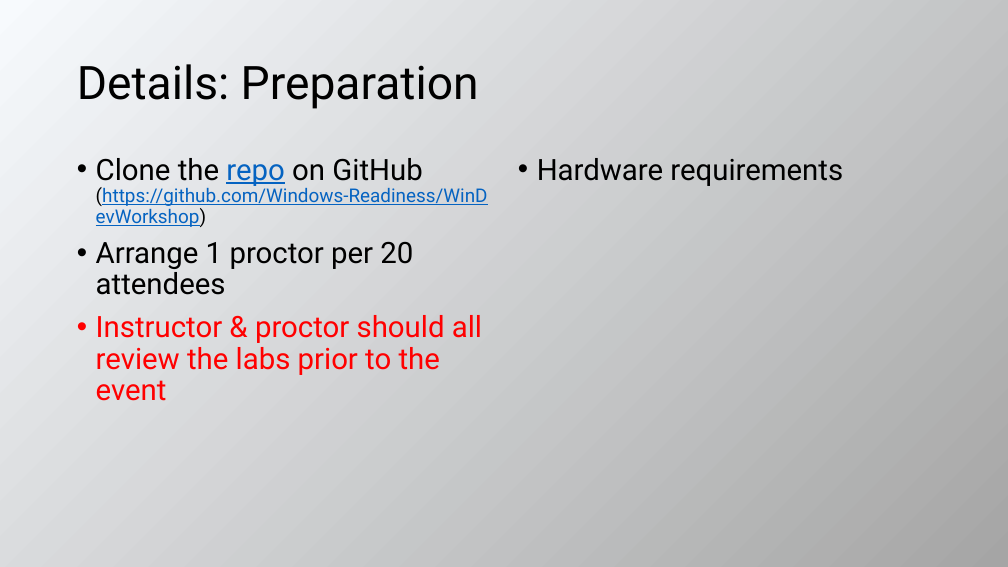
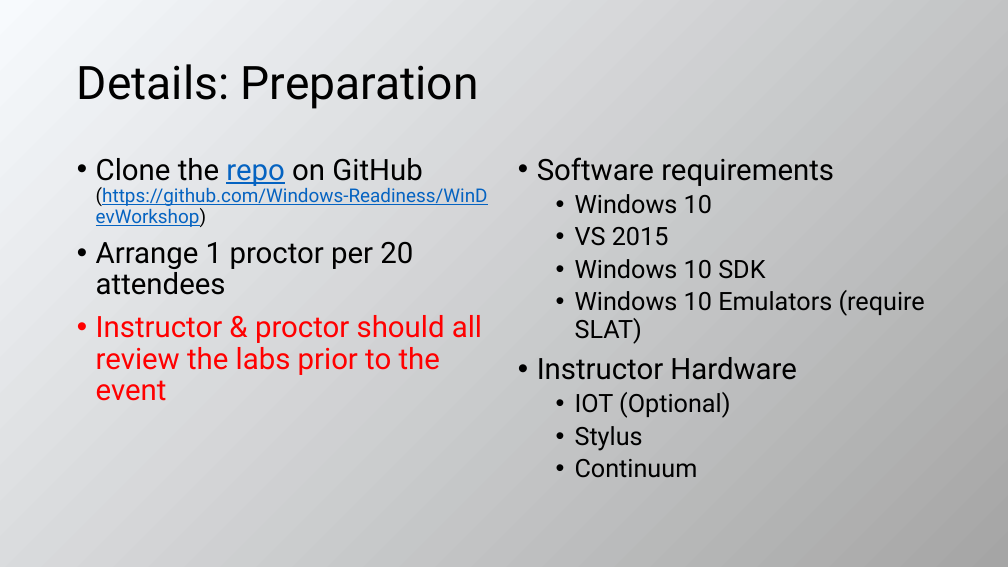
Before and after one commit to evangelism/WinDevWorkshop, a slide deck: slide 4 of 10.08.15.Train the Trainer.pptx. Drawn at 1008x567 pixels with LibreOffice and Linux fonts; fonts in the diff are those of the drawing. Boxes give left, top, right and bottom in pixels: in the first picture for what was removed or moved away, otherwise in the second. Text is boxed around its words. In the diff, an @@ line names an element or a change of style, - is before the commit and + after.

```diff
--- a/10.08.15.Train the Trainer.pptx
+++ b/10.08.15.Train the Trainer.pptx
@@ text at [537,157,925,478]: text changed; size 28 to 24 pt @@
-• Hardware requirements
+• Software requirements
+  • Windows 10
+  • VS 2015
+  • Windows 10 SDK
+  • Windows 10 Emulators (require SLAT)
+• Instructor Hardware
+  • IOT (Optional)
+  • Stylus
+  • Continuum
```
Also in this commit, not shown: 3 other slides changed, 9 slides added.
